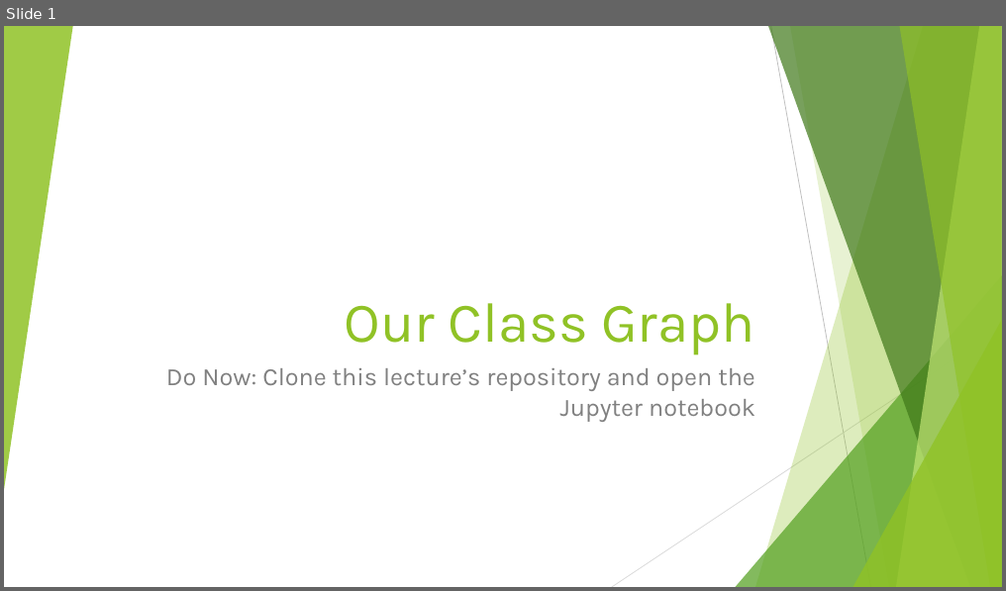
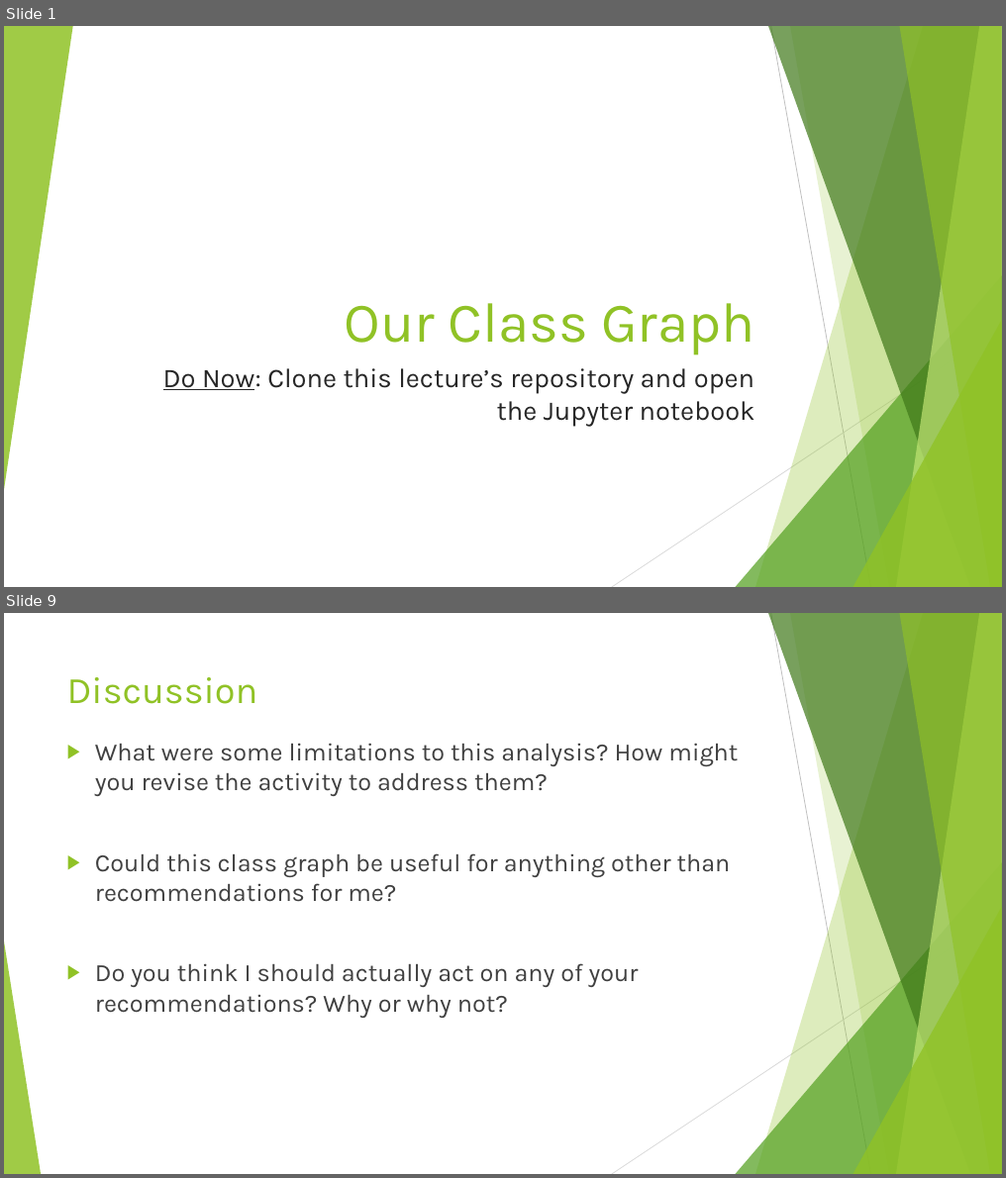
Before and after one commit to DavidBraslow/Our-Class-Graph, a slide deck: Our Class Graph Slides.pptx. Shown one above the other, each under a label of ours: slide 1 before the commit, slides 1 and 9 after it; the slides between them are not shown. The pictures are 1006x591 and 1006x1178 pixels, drawn with LibreOffice and Linux fonts; fonts in the diff are those of the drawing. Boxes give left, top, right and bottom in pixels: in the first picture for what was removed or moved away, otherwise in the second. Text is boxed around its words. In the diff, an @@ line names an element or a change of style, - is before the commit and + after.

```diff
--- a/Our Class Graph Slides.pptx
+++ b/Our Class Graph Slides.pptx
@@ slide 9 added at bbox=[4, 613, 1002, 1174], background #FFFFFF; not listed: 9 template elements that a slide beside it also shows @@
@@ title added at bbox=[67, 677, 258, 704], 36 pt, text #90C226 @@
+Discussion
@@ text added at bbox=[95, 743, 738, 1018], 24 pt, text #404040 @@
+▶ What were some limitations to this analysis? How might you revise the activity to address them?
+▶ Could this class graph be useful for anything other than recommendations for me?
+▶ Do you think I should actually act on any of your recommendations? Why or why not?
@@ triangle added at bbox=[4, 942, 41, 1174], fill #90C226 at 85% opacity @@
@@ slide 1 changed as well @@
@@ subtitle "Do Now: Clone this lecture’s ..." at bbox=[163, 369, 755, 427]: size 24 to 26 pt, text colour #808080 to #262626; underline on in "Do Now:" @@
```
Also in this commit, not shown: 7 other slides added, 2 other files.
